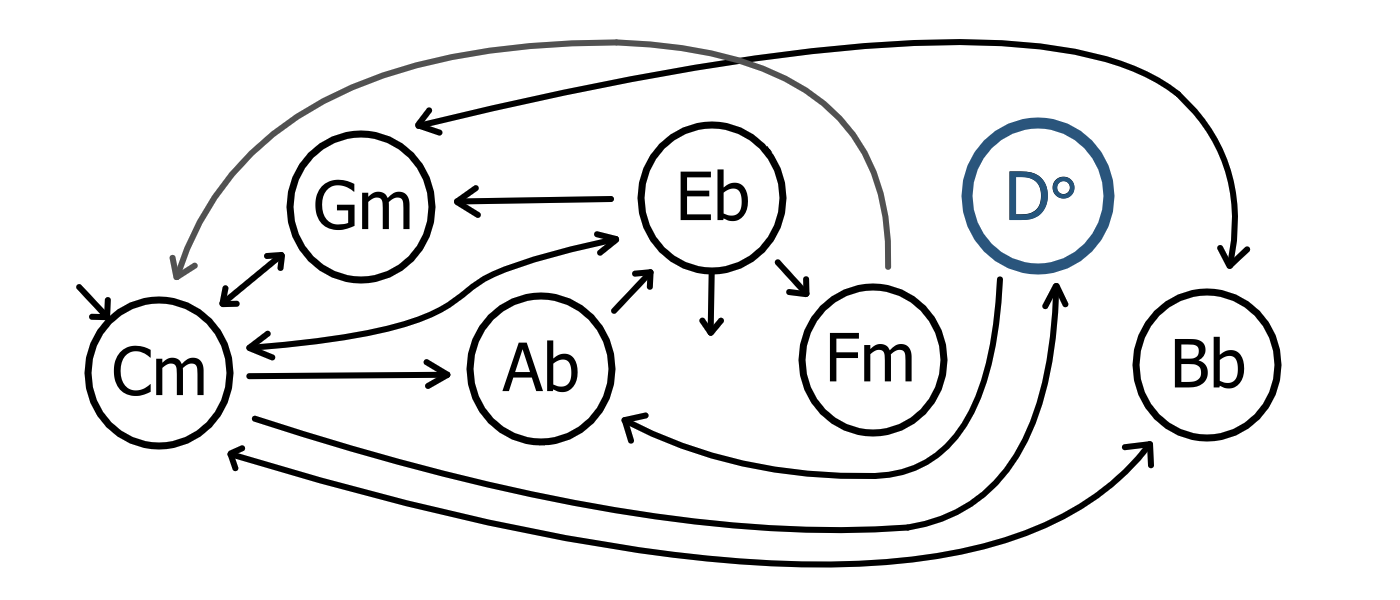
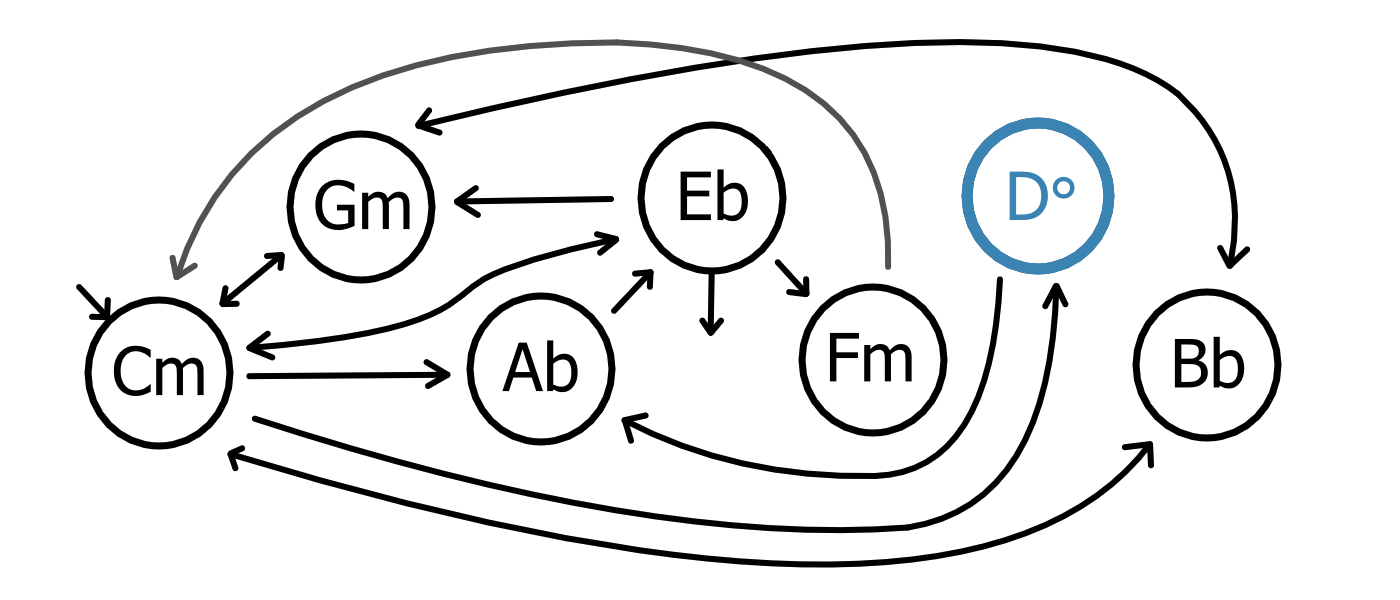
Comparing the layer stacks of the two 1400x600 images. Changes:
painted on "Ring" (1st of 7, in "7" › "Unselected") over [1088, 184, 1115, 255]
painted on "Paint Layer 2" (2nd of 7, in "6" › "Selected") over [961, 117, 1115, 275]
hid group "Unselected" (2nd of 7, in "6") (2 layers) over [961, 117, 1115, 275]
painted on "Ring" (2nd of 7, in "6" › "Unselected") over [961, 117, 1115, 275]
painted on "Ring" (3rd of 7, in "5" › "Unselected") over [981, 248, 1024, 273]
painted on "Paint Layer 3" over [961, 117, 1115, 275]
